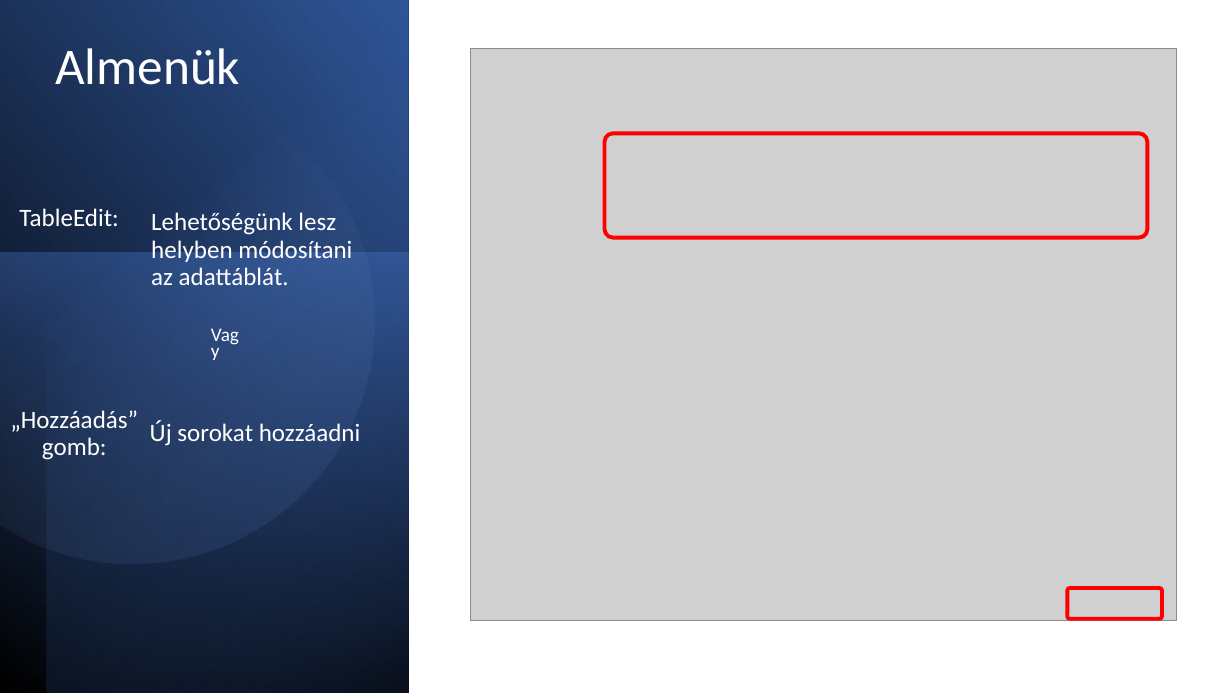
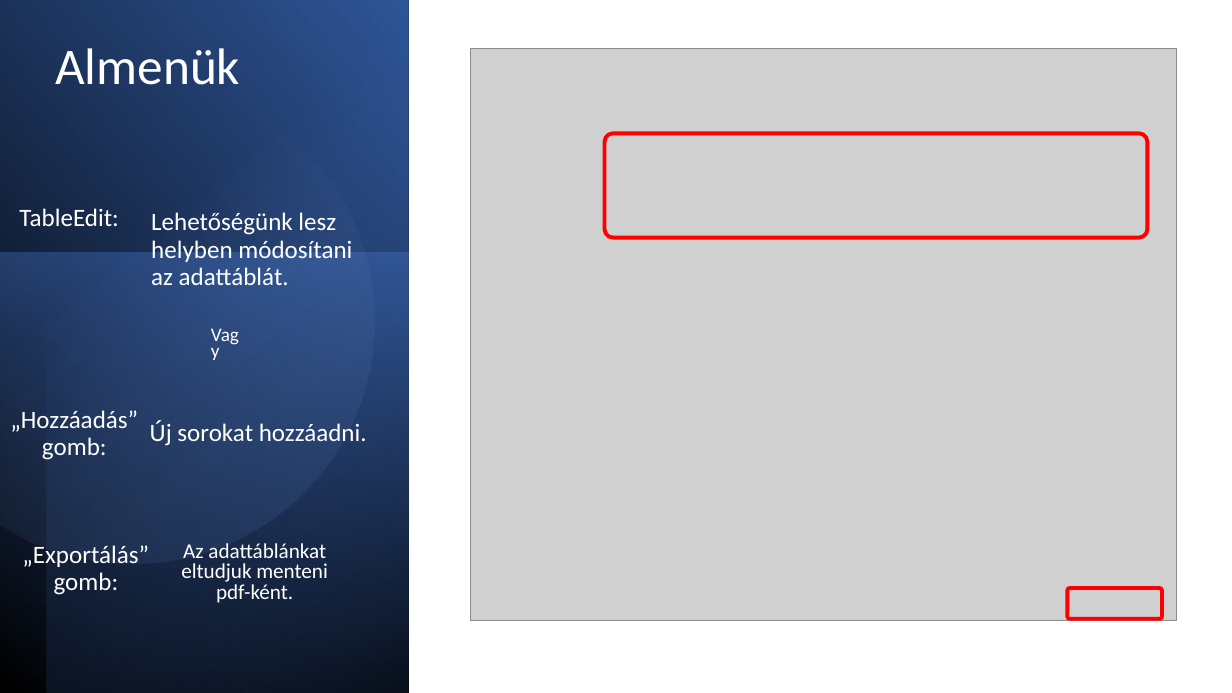
Before and after one commit to bala1228/Szoftver-Projekt, a slide deck: slide 5 of SFM_Projekt_Áttekintés.pptx. Drawn at 1232x693 pixels with LibreOffice and Linux fonts; fonts in the diff are those of the drawing; grey boxes stand for pictures. Boxes give left, top, right and bottom in pixels: in the first picture for what was removed or moved away, otherwise in the second. Text is boxed around its words. In the diff, an @@ line names an element or a change of style, - is before the commit and + after.

Commit message:
ppt update

```diff
--- a/SFM_Projekt_Áttekintés.pptx
+++ b/SFM_Projekt_Áttekintés.pptx
@@ text at (x1=150, y1=421, x2=367, y2=446): text changed @@
-Új sorokat hozzáadni
+Új sorokat hozzáadni.
@@ text added at (x1=22, y1=545, x2=149, y2=595), 19.5 pt, text #FFFFFF @@
+„Exportálás” gomb:
@@ text added at (x1=181, y1=543, x2=327, y2=603), 16.5 pt, text #FFFFFF @@
+Az adattáblánkat eltudjuk menteni pdf-ként.
```
Also in this commit, not shown: 1 slide added, 2 other files.
